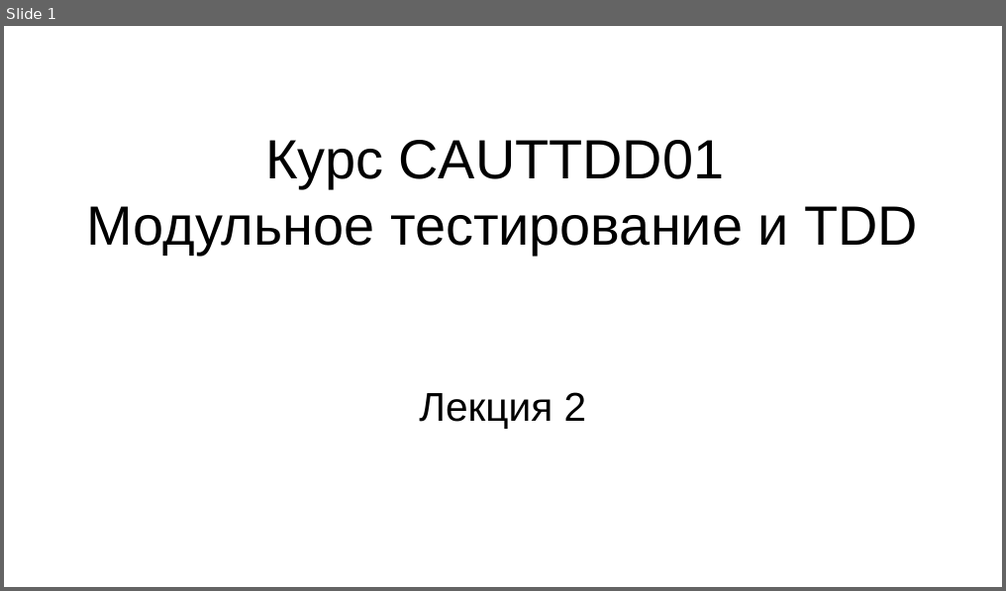
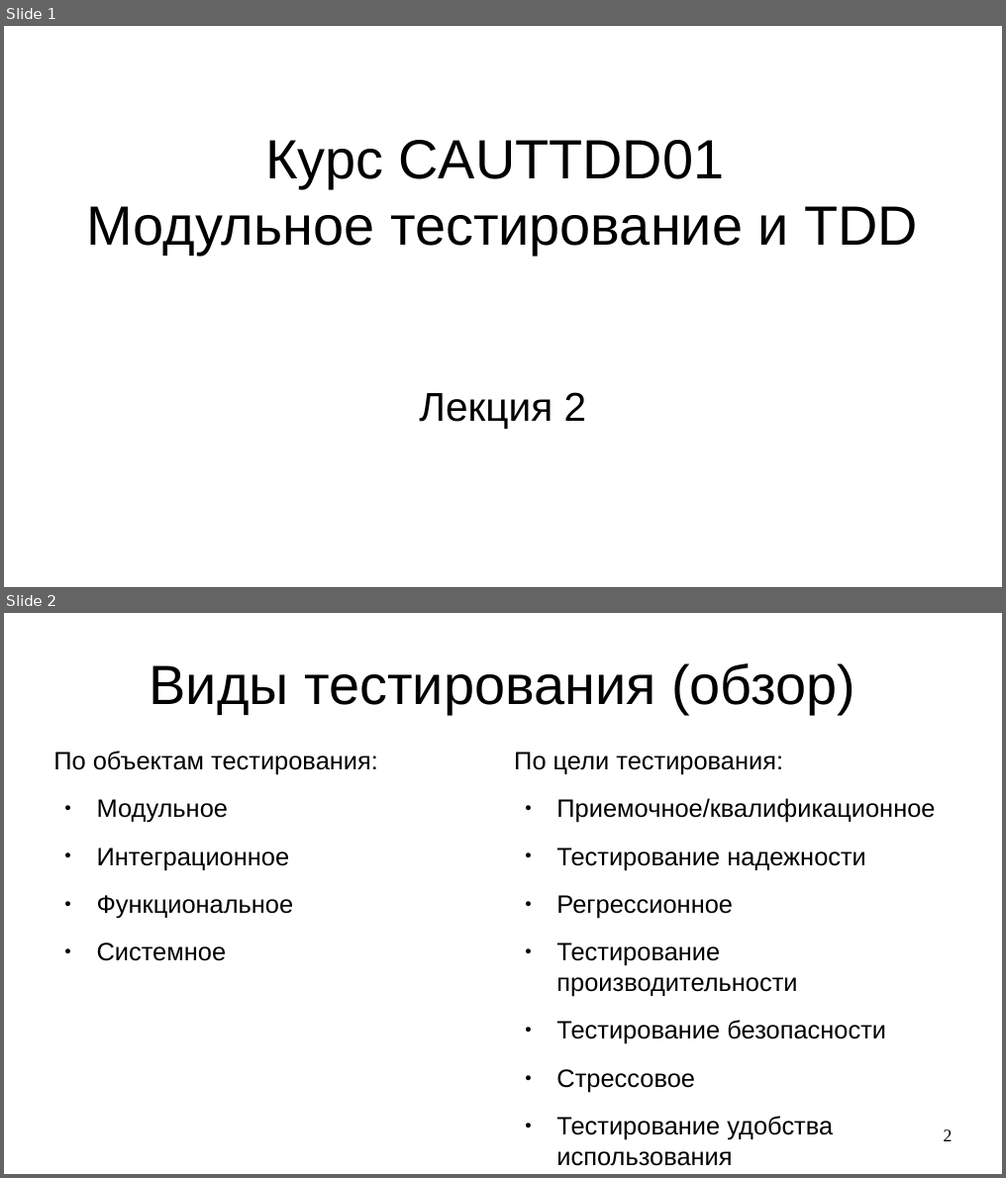
Before and after one commit to steelcraft/stud-lab, a slide deck: Лекции/CAUTTDD01#L2.odp. Shown one above the other, each under a label of ours: slide 1 before the commit, slides 1 and 2 after it. The pictures are 1006x591 and 1006x1178 pixels, drawn with LibreOffice and Linux fonts; fonts in the diff are those of the drawing. Boxes give left, top, right and bottom in pixels: in the first picture for what was removed or moved away, otherwise in the second. Text is boxed around its words. In the diff, an @@ line names an element or a change of style, - is before the commit and + after.

Commit message:
Добавлен обзор видов тестирования

```diff
--- a/Лекции/CAUTTDD01#L2.odp
+++ b/Лекции/CAUTTDD01#L2.odp
@@ slide 2 added at [4,613,1002,1174], background #FFFFFF @@
@@ title added at [150,663,855,714], 44 pt, text #000000 @@
+Виды тестирования (обзор)
@@ text added at [54,751,378,961], 20 pt, text #000000 @@
+По объектам тестирования:
+● Модульное
+● Интеграционное
+● Функциональное
+● Системное
@@ text added at [514,752,935,1141], 20 pt, text #000000 @@
+По цели тестирования:
+● Приемочное/квалификационное
+● Тестирование надежности
+● Регрессионное
+● Тестирование производительности
+● Тестирование безопасности
+● Стрессовое
+● Тестирование удобства использования
@@ page number added at [944,1130,952,1142], 14 pt, text #000000 @@
+2
```
